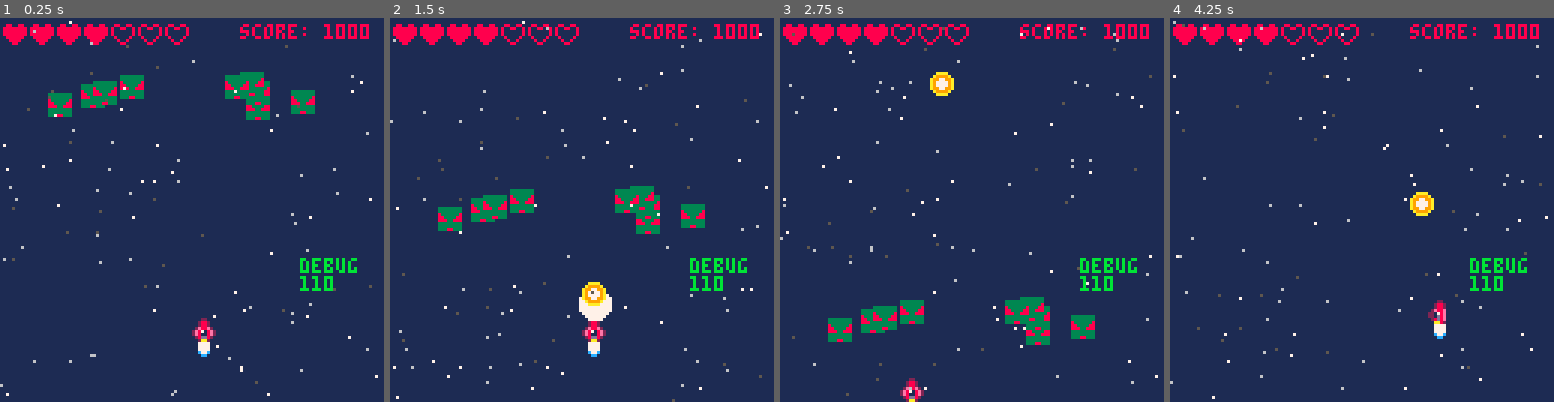
Above: before the commit, frames 1-4 (left to right).
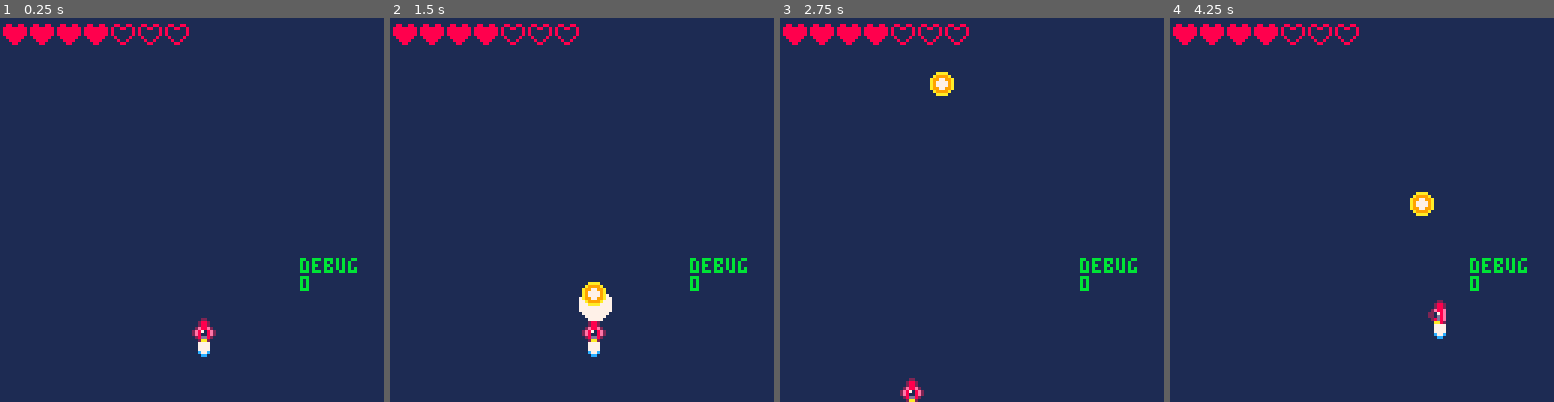
Above: after the commit, the same moments.

Repository: chihirotange/pico8
Game: PICO-8 cartridge shmup/main.p8
Two runs of this game, one before a commit and one after it. Both use one fixed random seed, a clock stepped at 60 frames per second and the inputs below.
Inputs:
- Up to frame 1 (0.25 s): no input
- Up to frame 2 (1.5 s): tap O (Z key) at 0.33, 0.7, 1.43 s
- Up to frame 3 (2.75 s): hold Left 1.97-2.37 s; tap O (Z key) at 2.22 s; hold Down from 2.42 s (still down)
- Up to frame 4 (4.25 s): release Down at 2.82 s; hold Right 2.87-3.53 s; tap O (Z key) at 3.1, 3.98 s; hold Up 3.58-4.08 s; hold Right from 4.13 s (still down)

The runs differ from the first frame. In frame 1, 4.2% of the frame differs, in the area x 0-99%, y 0-99%; in frame 2, 4.2%, in the area x 0-99%, y 0-100%; in frame 3, 4.2%; in frame 4, 1.4%.

Commit message:
added global entites tables, added update and draw to this table

Diff:
--- a/shmup/oop/oop.lua
+++ b/shmup/oop/oop.lua
@@ -1,5 +1,19 @@
 global = _ENV
-entites = {}
+entites = {
+    entities_list = {},
+    update = function(self)
+        for ent in all(self.entities_list) do
+            ent:update()
+        end
+    end,
+    draw = function(self)
+        for ent in all(self.entities_list) do
+            if (ent.draw_order != -1) then
+                ent:draw()
+            end
+        end
+    end
+}
 
 class = setmetatable( {
     new = function(_ENV, tbl)
@@ -14,6 +28,7 @@
 entity = class:new(
     {
         -- @TODO: refactor, find better algorithm
+        is_abstract = true,
         x = 0,
         y = 0,
         draw_order = -1,
@@ -21,17 +36,17 @@
             tbl = class.new(_ENV, tbl)
             for i = 1,#entites do
                 if tbl.draw_order > entites[i].draw_order then
-                    add(entites, tbl, i + 1)
+                    add(entites.entities_list, tbl, i + 1)
                     break
                 else
-                    if tbl.draw_order != -1 then
-                        add(entites,tbl, i)
+                    if not is_abstract then
+                        add(entites.entities_list,tbl, i)
                     end
                     break
                 end
             end
-            if count(entites) == 0 and tbl.draw_order != -1 then
-                add(entites,tbl)
+            if count(entites) == 0 and not tbl.is_abstract then
+                add(entites.entities_list,tbl)
             end
             return tbl
         end,
